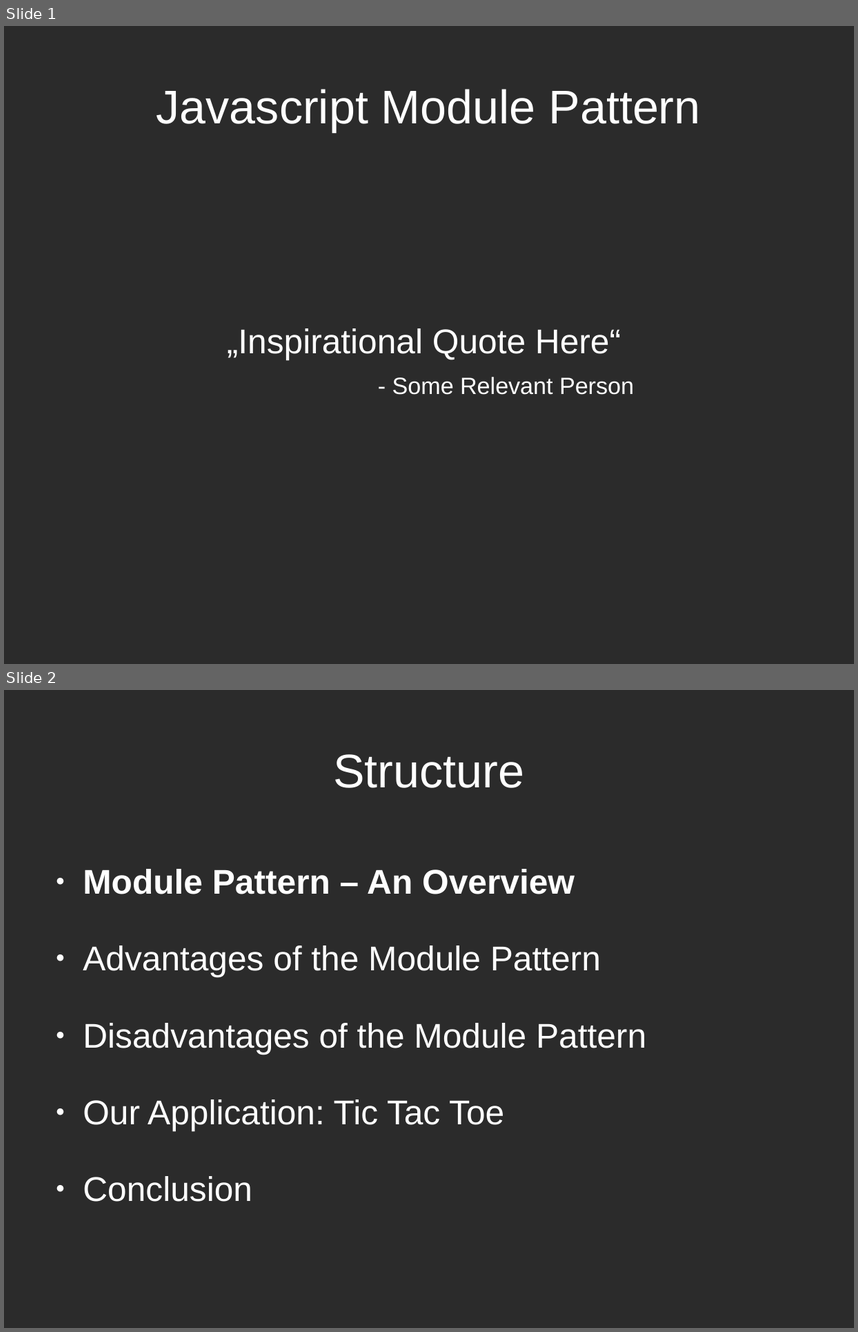
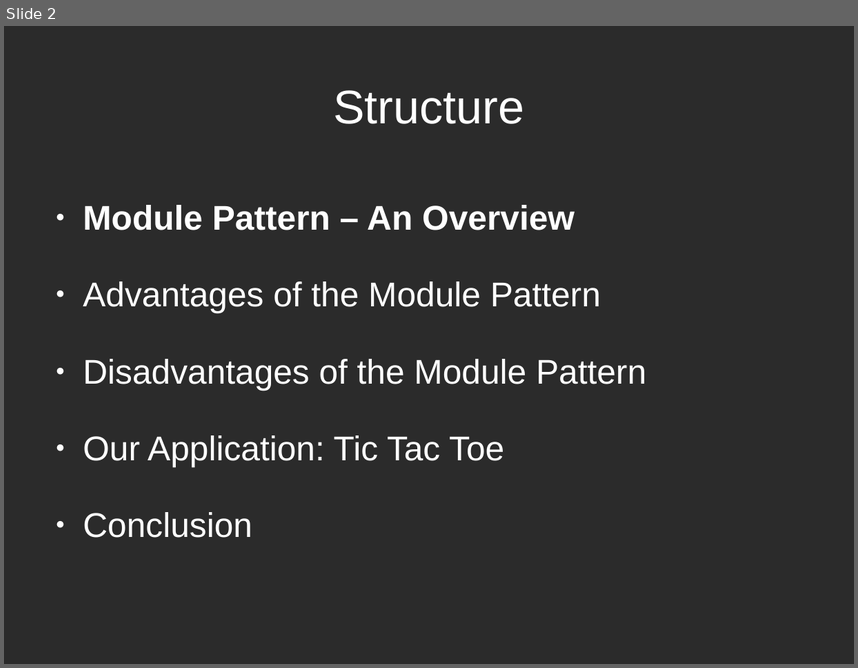
Before and after one commit to sattler/javascript-seminar-2015, a slide deck: presentation/Presentation.odp. Shown one above the other, each under a label of ours: slides 1 and 2 before the commit, slide 2 after it. The pictures are 858x1332 and 858x668 pixels, drawn with LibreOffice and Linux fonts; fonts in the diff are those of the drawing; background and template pictures are left out; a plain dark background stands for a picture behind light text. Boxes give left, top, right and bottom in pixels: in the first picture for what was removed or moved away, otherwise in the second. Text is boxed around its words. In the diff, an @@ line names an element or a change of style, - is before the commit and + after.

```diff
--- a/presentation/Presentation.odp
+++ b/presentation/Presentation.odp
@@ slide 1 removed at [4, 26, 854, 664], background picture (left out) @@
@@ title removed at [156, 89, 701, 132] @@
-Javascript Module Pattern
@@ subtitle removed at [227, 328, 634, 394] @@
-„Inspirational Quote Here“
-- Some Relevant Person
```
Also in this commit, not shown: 12 slides changed, 1 slide added.
